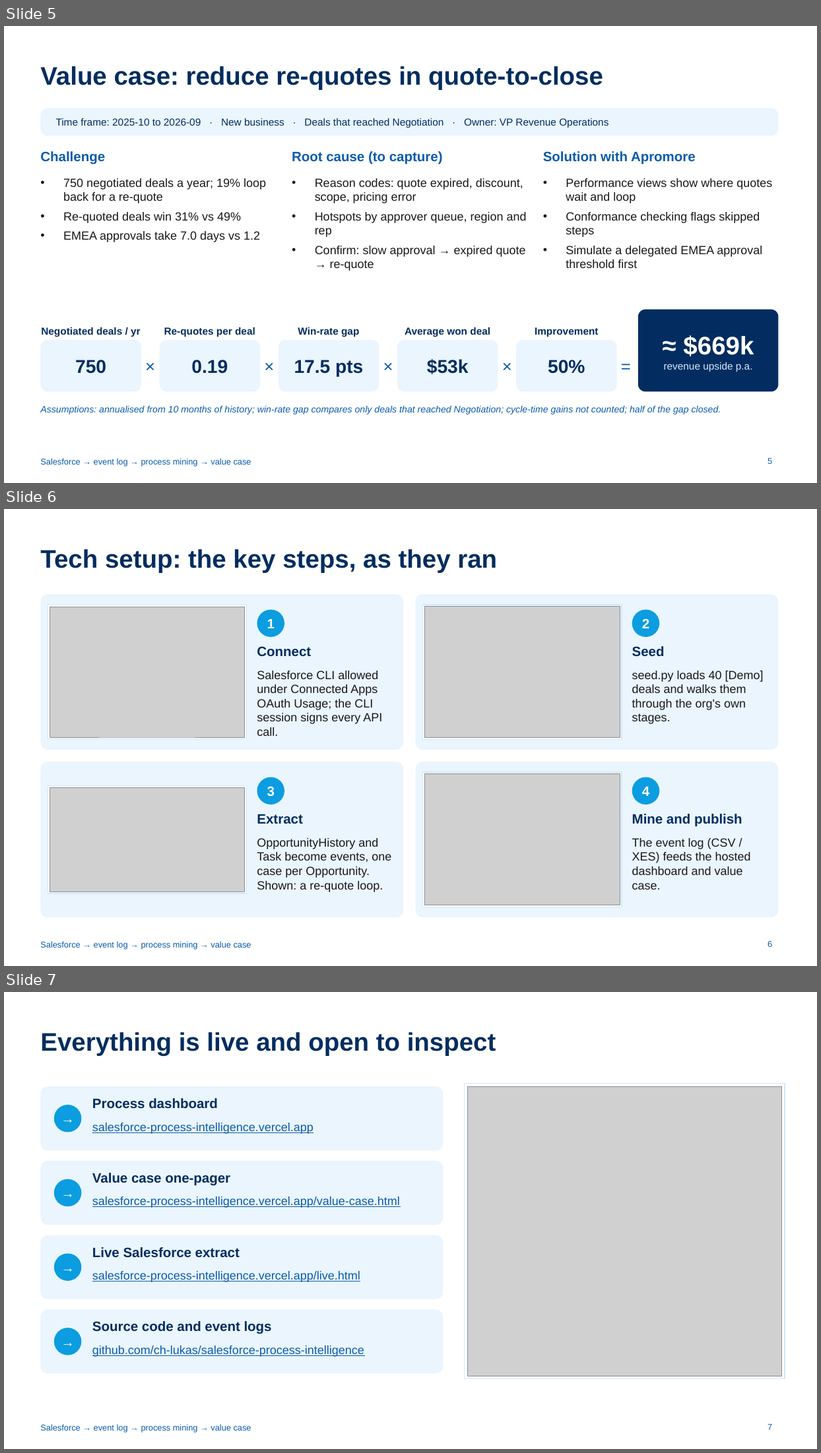
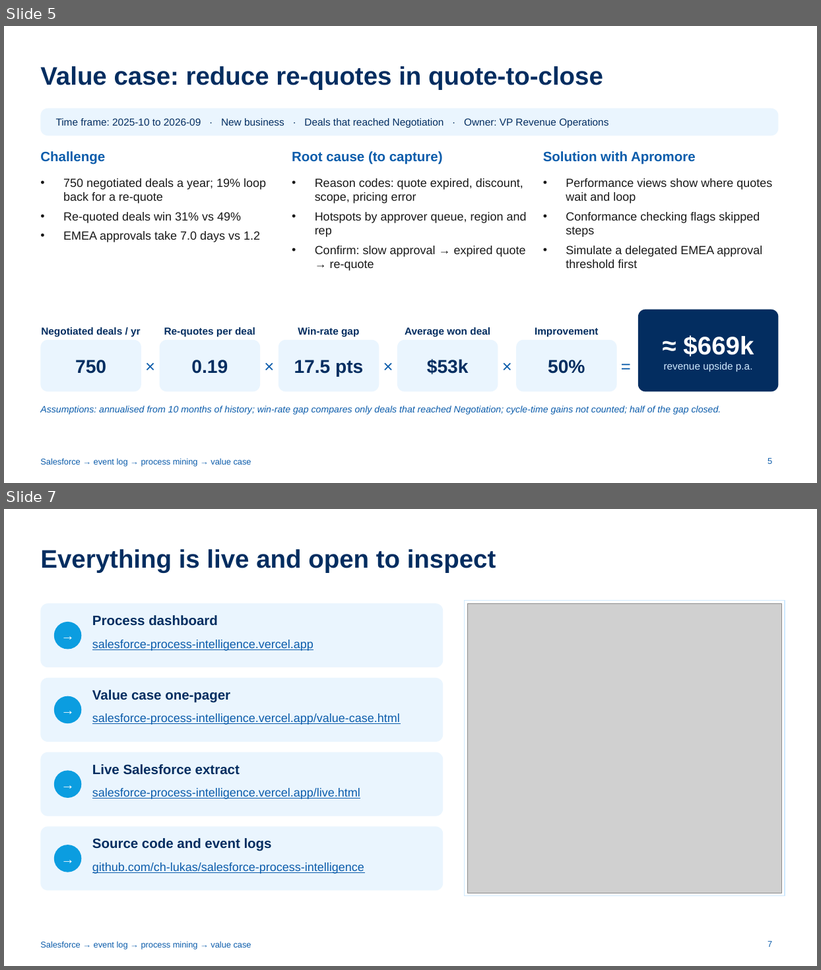
Before and after one commit to ch-lukas/salesforce-process-intelligence, a slide deck: deck/salesforce-process-intelligence.pptx. Shown one above the other, each under a label of ours: slides 5, 6 and 7 before the commit, slides 5 and 7 after it; the slides between them are not shown. The pictures are 821x1453 and 821x970 pixels, drawn with LibreOffice and Linux fonts; fonts in the diff are those of the drawing; grey boxes stand for pictures. Boxes give left, top, right and bottom in pixels: in the first picture for what was removed or moved away, otherwise in the second. Text is boxed around its words. In the diff, an @@ line names an element or a change of style, - is before the commit and + after.

```diff
--- a/deck/salesforce-process-intelligence.pptx
+++ b/deck/salesforce-process-intelligence.pptx
@@ slide 6 removed at [4,509,817,966], background #FFFFFF; not listed: 1 template element that a slide beside it also shows @@
@@ title removed at [40,549,497,572] @@
-Tech setup: the key steps, as they ran
@@ rounded rectangle removed at [40,594,403,750] @@
@@ rectangle removed at [48,605,247,739] @@
@@ picture removed at [50,607,245,738] @@
@@ rounded rectangle removed at [416,594,779,750] @@
@@ rectangle removed at [423,605,622,739] @@
@@ picture removed at [425,607,620,738] @@
@@ ellipse removed at [257,609,284,637] @@
@@ text removed at [267,619,275,628] @@
-1
@@ ellipse removed at [632,609,660,637] @@
@@ text removed at [642,619,649,628] @@
-2
@@ text removed at [257,646,311,657] @@
-Connect
@@ text removed at [632,646,665,657] @@
-Seed
@@ text removed at [257,671,382,736] @@
-Salesforce CLI allowed under Connected Apps OAuth Usage; the CLI session signs every API call.
@@ text removed at [632,671,764,724] @@
-seed.py loads 40 [Demo] deals and walks them through the org's own stages.
@@ rounded rectangle removed at [40,762,403,918] @@
@@ rounded rectangle removed at [416,762,779,918] @@
@@ ellipse removed at [257,778,284,805] @@
@@ rectangle removed at [423,772,622,908] @@
@@ picture removed at [425,774,620,906] @@
@@ ellipse removed at [632,778,660,805] @@
@@ rectangle removed at [48,786,247,894] @@
@@ picture removed at [50,788,245,892] @@
@@ text removed at [267,786,275,797] @@
-3
@@ text removed at [642,787,649,796] @@
-4
@@ text removed at [257,815,302,824] @@
-Extract
@@ text removed at [632,814,743,827] @@
-Mine and publish
@@ text removed at [257,838,391,892] @@
-OpportunityHistory and Task become events, one case per Opportunity. Shown: a re-quote loop.
@@ text removed at [632,838,751,890] @@
-The event log (CSV / XES) feeds the hosted dashboard and value case.
@@ page number removed at [768,941,772,947] @@
-6
```
Also in this commit, not shown: 1 slide added, 6 other files.
